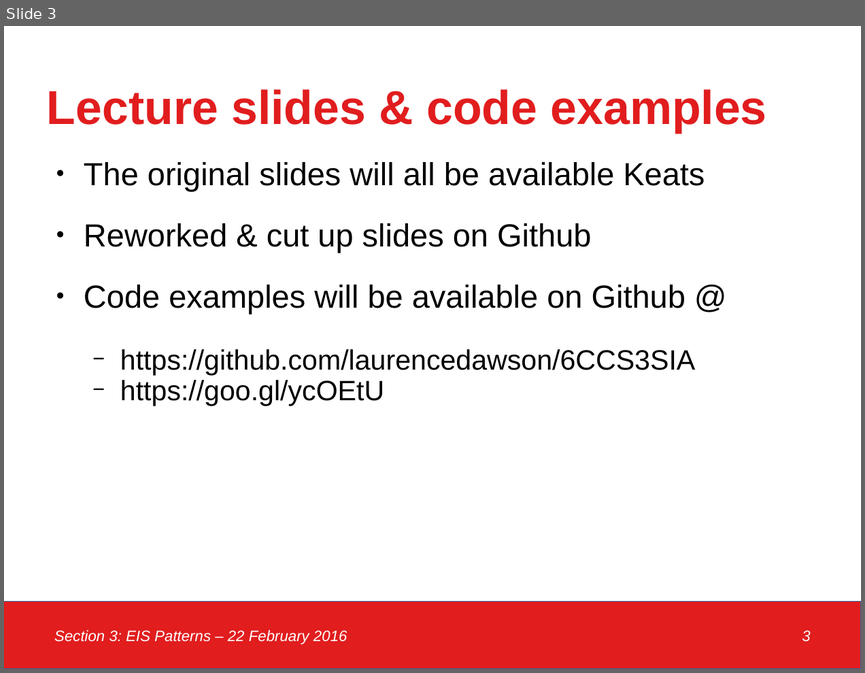
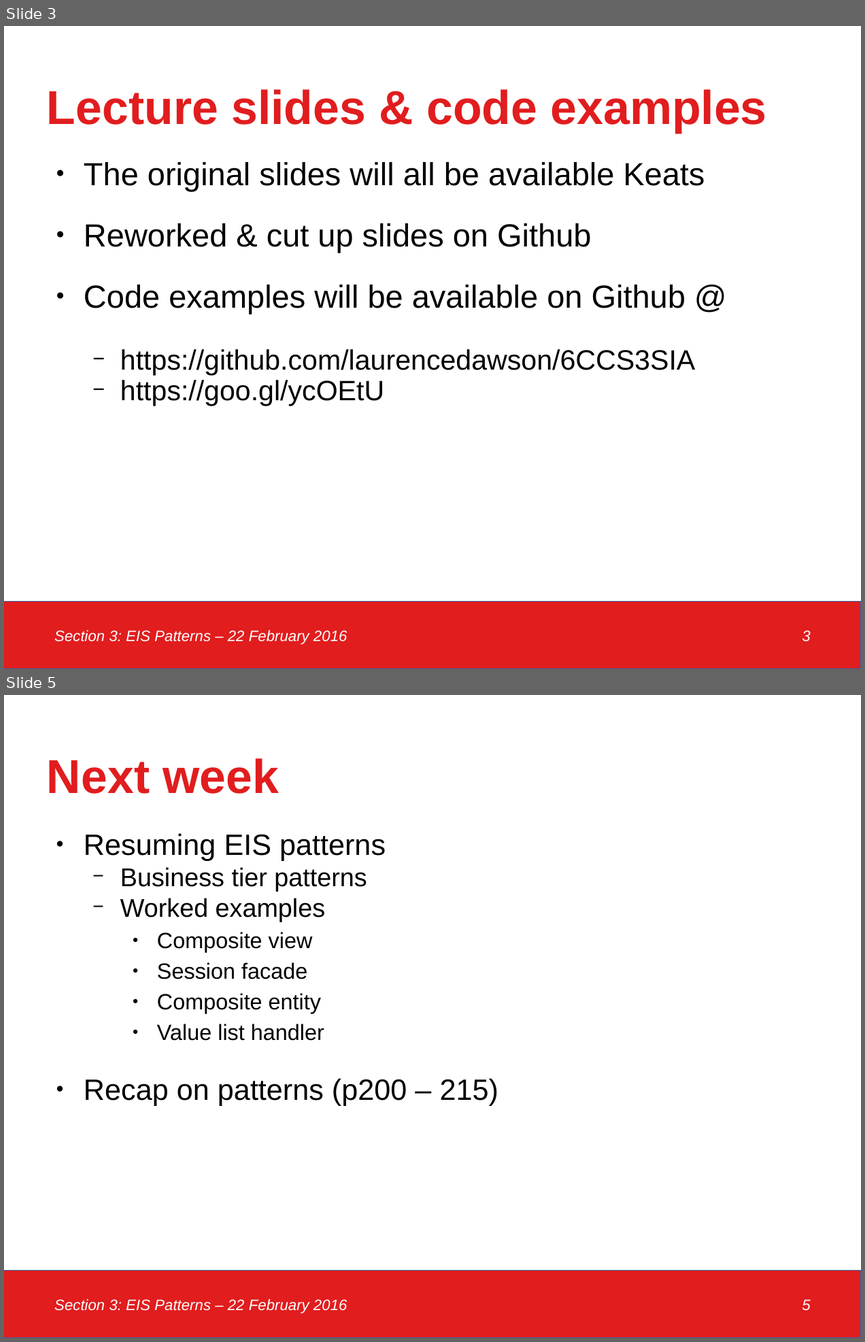
Before and after one commit to laurencedawson/6CCS3SIA, a slide deck: Lectures/Lecture 2/Lecture_2_Dawson.odp. Shown one above the other, each under a label of ours: slide 3 before the commit, slides 3 and 5 after it; the slides between them are not shown. The pictures are 865x673 and 865x1342 pixels, drawn with LibreOffice and Linux fonts; fonts in the diff are those of the drawing. Boxes give left, top, right and bottom in pixels: in the first picture for what was removed or moved away, otherwise in the second. Text is boxed around its words. In the diff, an @@ line names an element or a change of style, - is before the commit and + after.

```diff
--- a/Lectures/Lecture 2/Lecture_2_Dawson.odp
+++ b/Lectures/Lecture 2/Lecture_2_Dawson.odp
@@ slide 5 added at [4, 695, 861, 1338], background #FFFFFF; not listed: 3 template elements that a slide beside it also shows @@
@@ title added at [47, 758, 279, 794], 44 pt, text #E11D1E, bold @@
+Next week
@@ text added at [84, 833, 498, 1105], 20.4 pt, text #000000 @@
+● Resuming EIS patterns
+  − Business tier patterns
+  − Worked examples
+    ● Composite view
+    ● Session facade
+    ● Composite entity
+    ● Value list handler
+● Recap on patterns (p200 – 215)
```
Also in this commit, not shown: 1 slide changed, 1 other slide added, 15 other files.
